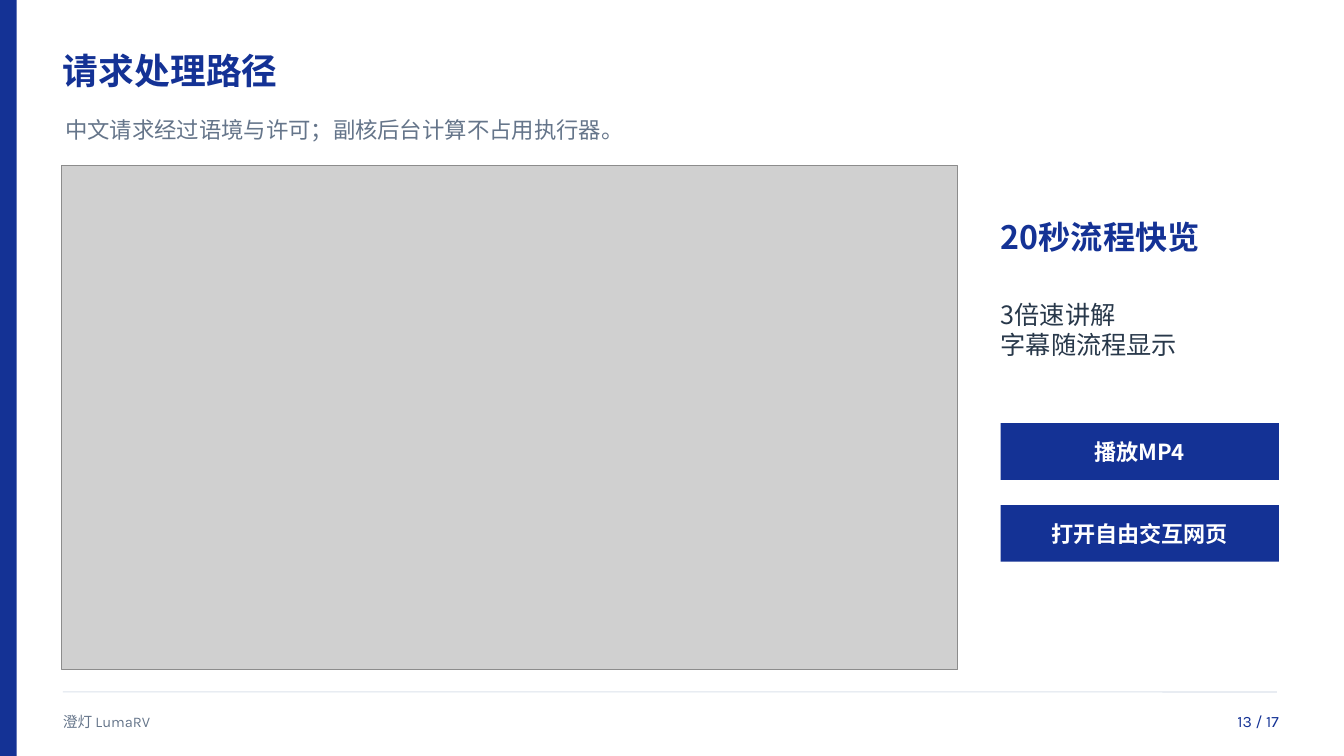
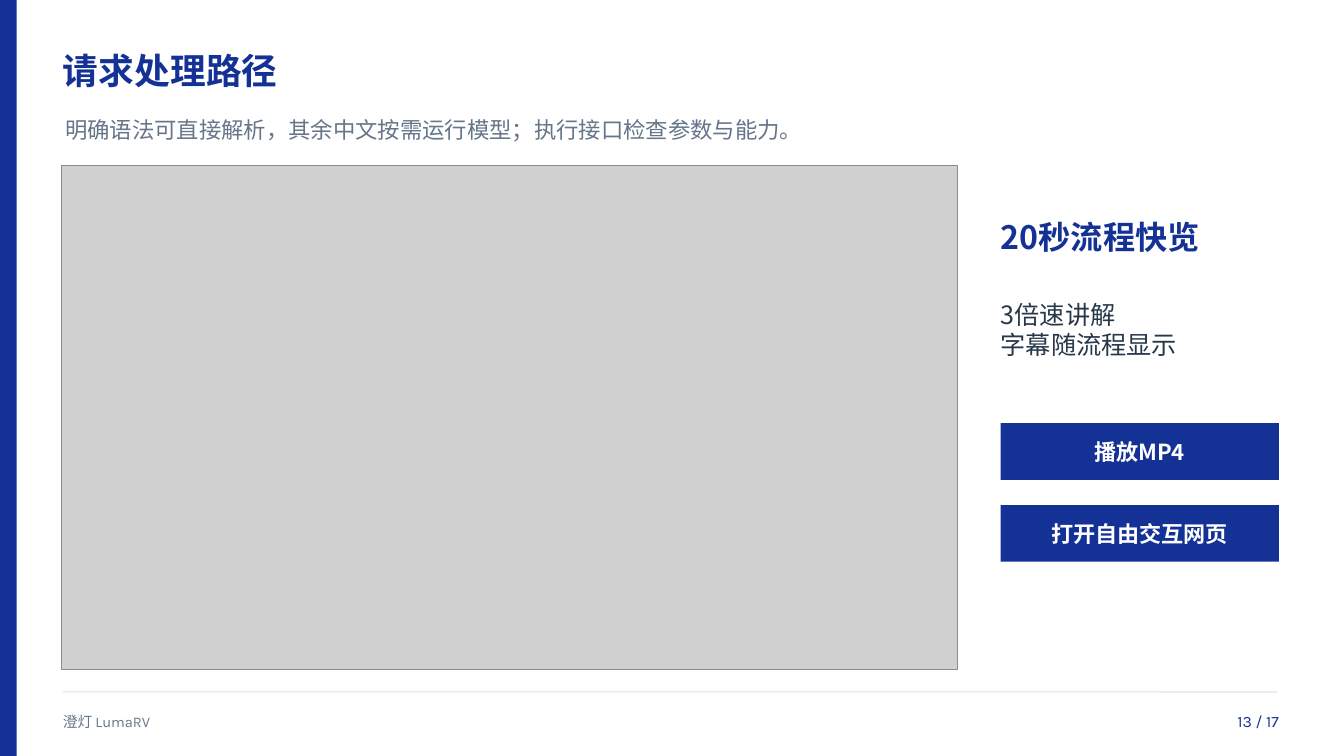
Before and after one commit to luffy1688/FPGA-RISC-CPU, a slide deck: slide 13 of docs/LumaRV_答辩演示.pptx. Drawn at 1344x756 pixels with LibreOffice and Linux fonts; fonts in the diff are those of the drawing; grey boxes stand for pictures. Boxes give left, top, right and bottom in pixels: in the first picture for what was removed or moved away, otherwise in the second. Text is boxed around its words. In the diff, an @@ line names an element or a change of style, - is before the commit and + after.

```diff
--- a/docs/LumaRV_答辩演示.pptx
+++ b/docs/LumaRV_答辩演示.pptx
@@ text at box(65, 119, 802, 141): text changed @@
-中文请求经过语境与许可；副核后台计算不占用执行器。
+明确语法可直接解析，其余中文按需运行模型；执行接口检查参数与能力。
```
Also in this commit, not shown: 9 other slides changed, 24 other files.
